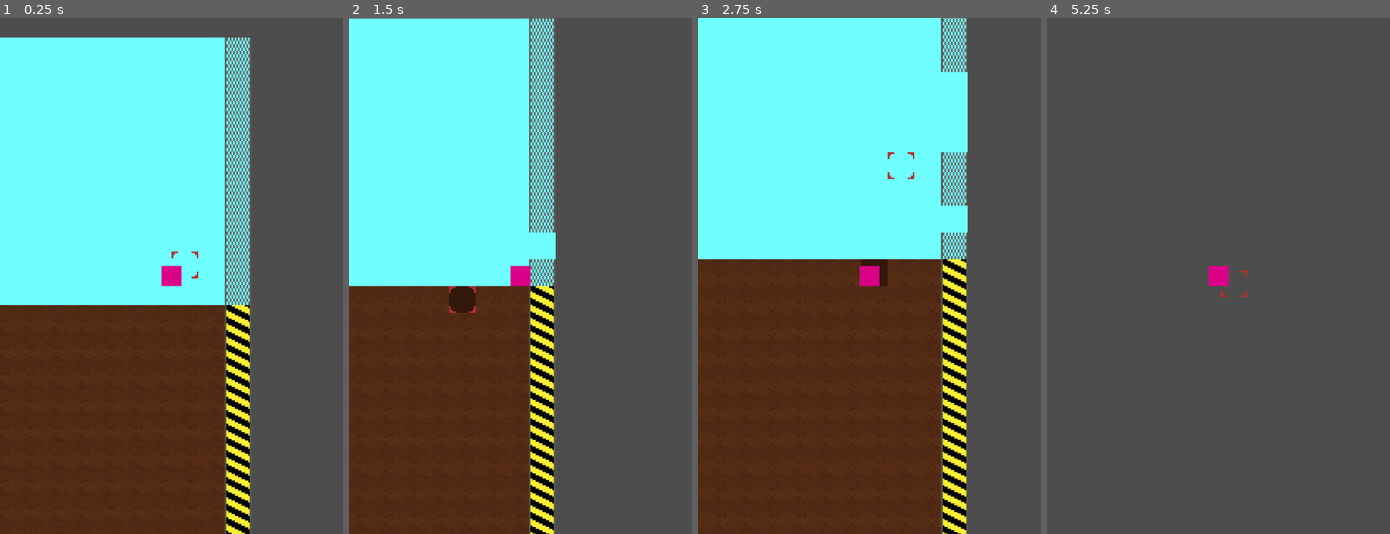
Above: before the commit, frames 1-4 (left to right).
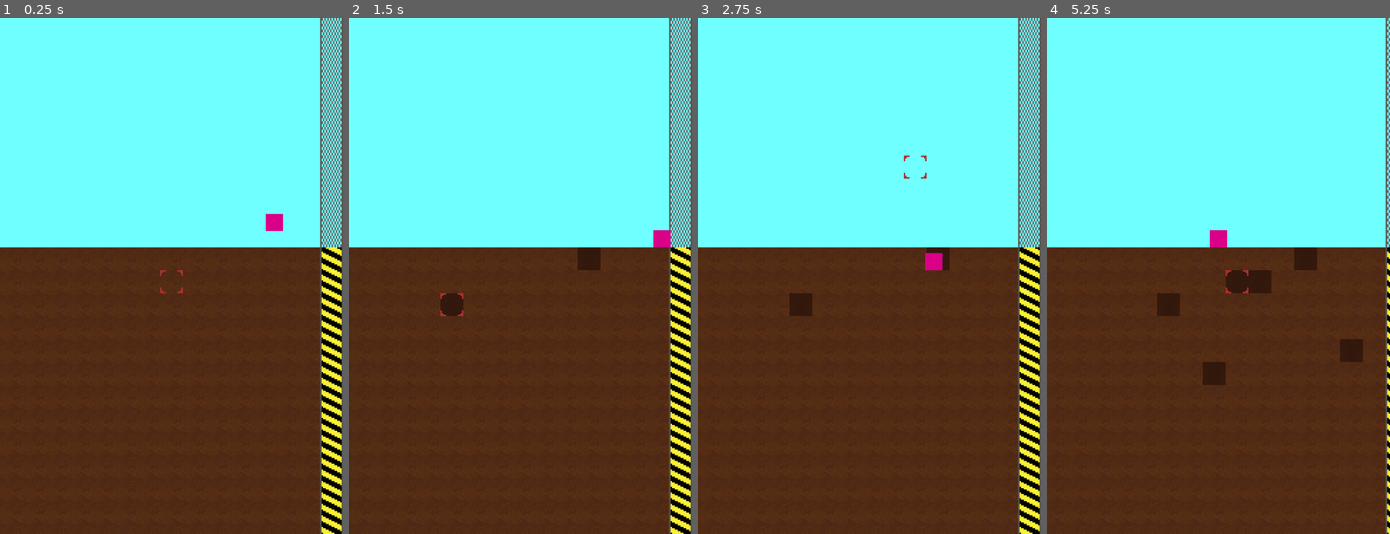
Above: after the commit, the same moments.

Repository: brikr/ludum-dare-57
Game: Godot game, scene res://scenes/main/main.tscn
Two runs of this game, one before a commit and one after it. Both use one fixed random seed, a clock stepped at 60 frames per second and the inputs below.
Inputs (mouse positions are in pixels of both pictures, inside the frame that each line leads up to):
- Up to frame 1 (0.25 s): no input
- Up to frame 2 (1.5 s): move the mouse to (595, 250) at 0.52 s; press the mouse at (595, 250) at 0.53 s; hold D (move_right) from 0.53 s (still down); tap Space (jump) at 0.77 s; move the mouse to (451, 301) at 1.27 s; release the mouse at (451, 301) at 1.28 s; click (451, 301) at 1.35 s
- Up to frame 3 (2.75 s): tap Space (jump) at 1.52 s; move the mouse to (903, 162) at 2.02 s; release D (move_right) at 2.03 s; press the mouse at (903, 162) at 2.03 s; hold A (move_left) from 2.03 s (still down)
- Up to frame 4 (5.25 s): move the mouse to (1201, 379) at 2.77 s; release A (move_left) at 2.78 s; release the mouse at (1201, 379) at 2.78 s; hold D (move_right) 2.78-4.28 s; click (1201, 379) at 2.85 s; tap Space (jump) at 3.02, 3.77, 4.52 s; move the mouse to (1321, 353) at 3.52 s; press the mouse at (1321, 353) at 3.53 s; move the mouse to (1115, 198) at 4.27 s; release the mouse at (1115, 198) at 4.28 s; hold A (move_left) 4.28-5.03 s; click (1115, 198) at 4.35 s; move the mouse to (1235, 276) at 5.02 s; press the mouse at (1235, 276) at 5.03 s; hold D (move_right) from 5.03 s (still down)

The runs differ from the first frame. In frame 1, 43% of the frame differs, in the area x 0-100%, y 0-100%; in frame 2, 50%; in frame 3, 29%; in frame 4, 100%.
Error before the commit: Invalid access to property or key '(20, 8)' on a base object of type 'Dictionary[Vector2i, Tile]'. (res://scenes/game_state/game_state.gd:47)
Error after the commit: Invalid access to property or key '(14, 6)' on a base object of type 'Dictionary[Vector2i, Tile]'. (res://scenes/game_state/game_state.gd:47)

Commit message:
clamp player and camera to world

Diff:
--- a/scenes/player/player.gd
+++ b/scenes/player/player.gd
@@ -16,6 +16,14 @@
 var gravity = ProjectSettings.get_setting("physics/2d/default_gravity")
 # max fall speed
 var terminal_velocity = 350.0
+
+
+func _ready():
+  # set camera limits to generated world
+  $Camera2D.limit_left = 0.0
+  $Camera2D.limit_right = Constants.MAX_WORLD_WIDTH * Constants.TILE_WIDTH
+  $Camera2D.limit_top = 0.0
+  $Camera2D.limit_bottom = Constants.MAX_GEN_DEPTH * Constants.TILE_WIDTH
 
 
 func _physics_process(delta):
@@ -52,9 +60,17 @@
       velocity.y = max(velocity.y, -jetpack_speed_limit)
 
   move_and_slide()
+  clamp_to_world()
 
 
 func _process(delta: float) -> void:
   if Input.is_action_pressed("primary_mouse_action"):
     var mouse_coords = GameState.global_position_to_map_coords(get_global_mouse_position())
     GameState.dig(mouse_coords)
+
+
+func clamp_to_world():
+  position = position.clamp(
+    Vector2(0.0, 0.0),
+    Vector2(Constants.MAX_WORLD_WIDTH * Constants.TILE_WIDTH, Constants.MAX_GEN_DEPTH * Constants.TILE_WIDTH)
+  )
--- a/scenes/player/player.tscn
+++ b/scenes/player/player.tscn
@@ -17,7 +17,7 @@
 color = Color(0.854865, 6.16074e-06, 0.531591, 1)
 
 [node name="Camera2D" type="Camera2D" parent="."]
-zoom = Vector2(3.5, 3.5)
+zoom = Vector2(3, 3)
 
 [node name="CollisionShape2D" type="CollisionShape2D" parent="."]
 shape = SubResource("CapsuleShape2D_dovo2")
